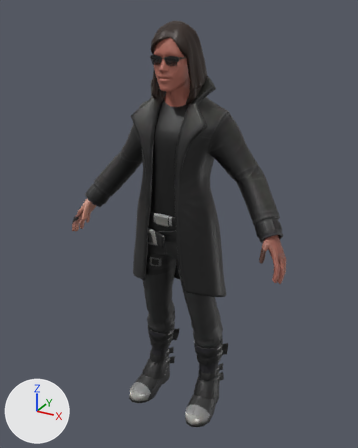
The glTF model Assets/Untitled.glb as it was, and as the next commit left it.
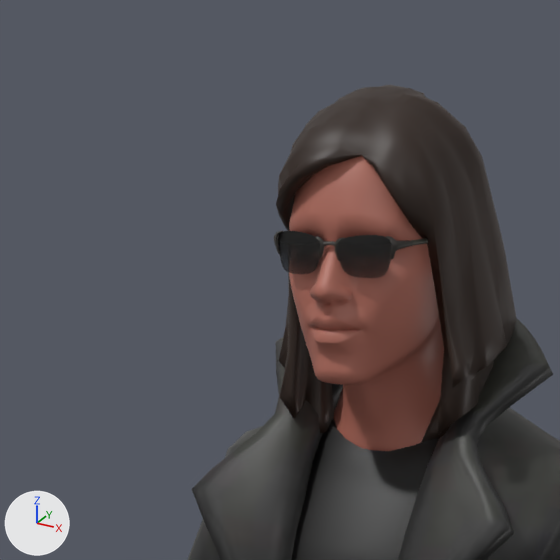
The first picture shows the older version from a 50 mm lens placed at (1.0, -1.819, 1.905), pointed at (-0.007, 0.01, 0.991). The close-ups show both versions on the part from 24% to 61% of the width and 0% to 30% of the height of that picture; other places that the commit changed are outside them. The axes (+X, +Y, +Z) are drawn at lower left. The lights are the same throughout.

Script lines for the objects in view, before the commit:
```python
me_wolf3d_glasses_001 = bpy.data.meshes.new('Wolf3D_Glasses.001')
me_wolf3d_glasses_001.from_pydata(...)  # 510 vertices, 988 faces; spans x -0.082..0.082, y -0.127..0.004, z 1.698..1.735
me_wolf3d_glasses_001.materials.append(mat_wolf3d_glasses_001)  # picture img_glasses_id_12_d
me_wolf3d_hair_001 = bpy.data.meshes.new('Wolf3D_Hair.001')
me_wolf3d_hair_001.from_pydata(...)  # 705 vertices, 1378 faces; spans x -0.122..0.113, y -0.128..0.114, z 1.54..1.854
me_wolf3d_hair_001.materials.append(mat_wolf3d_hair_001)  # picture img_basecolor_002
me_wolf3d_head_001 = bpy.data.meshes.new('Wolf3D_Head.001')
me_wolf3d_head_001.from_pydata(...)  # 2060 vertices, 4094 faces; spans x -0.096..0.096, y -0.144..0.087, z 1.521..1.833
me_wolf3d_head_001.materials.append(mat_wolf3d_skin_001)  # picture img_basecolor_003
ob_wolf3d_glasses = bpy.data.objects.new('Wolf3D_Glasses', me_wolf3d_glasses_001)
ob_wolf3d_glasses.location = (0.0, 0.0, 0.0)
ob_wolf3d_hair = bpy.data.objects.new('Wolf3D_Hair', me_wolf3d_hair_001)
ob_wolf3d_hair.location = (0.0, 0.0, 0.0)
ob_wolf3d_head = bpy.data.objects.new('Wolf3D_Head', me_wolf3d_head_001)
ob_wolf3d_head.location = (0.0, 0.0, 0.0)
# also in view: 'Wolf3D_Outfit_Top' at (0.0, -0.001, 1.133)
```
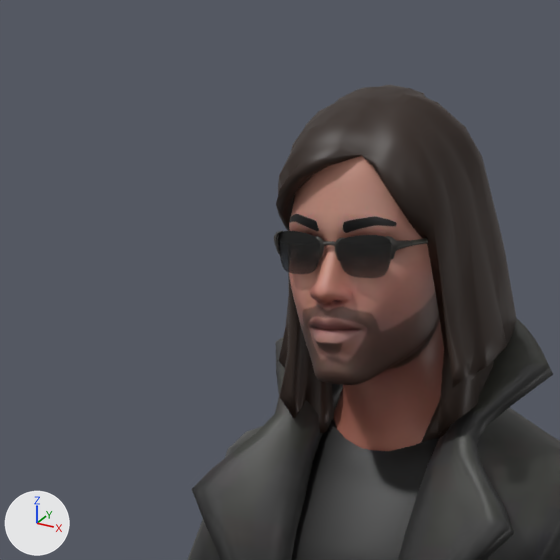
Boxes (x1, y1, x2, y2) around the edits, measured in the close-ups (560 x 560 px):
```json
{"object": "Wolf3D_Head", "change": "recoloured", "before": [289, 156, 441, 418], "after": [289, 156, 441, 418], "on screen": "brown to beige"}
```

Scene script edits in JSON lines:
```json
{"block": "me_wolf3d_head_001", "where": "me_wolf3d_head_001.from_pydata(...)  # 2060 vertices, 4094 faces; spans x -0.096..0.096, y -0.144..0.087, z 1.521..1.833"}
{"op": "remove", "block": "me_wolf3d_head_001", "code": "me_wolf3d_head_001.materials.append(mat_wolf3d_skin_001)  # picture img_basecolor_003"}
{"op": "add", "block": "me_wolf3d_head_001", "code": "me_wolf3d_head_001.materials.append(mat_wolf3d_body_001)  # picture img_basecolor_001"}
```
